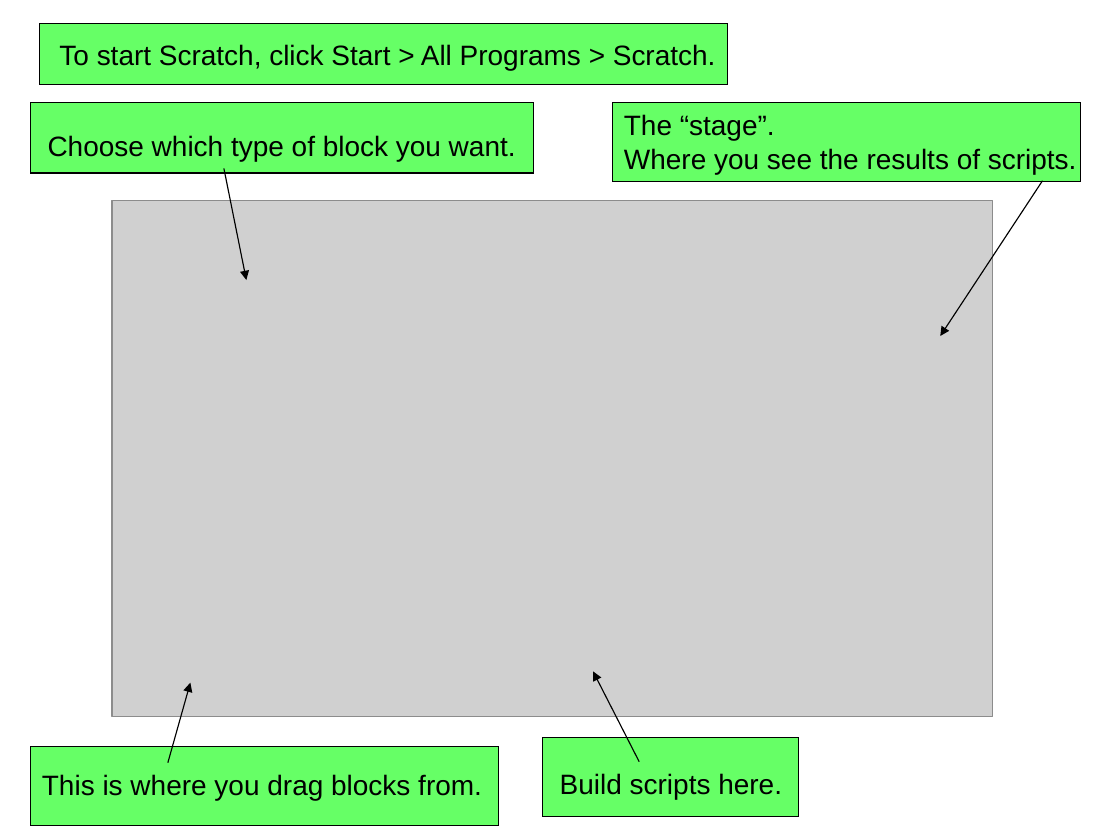
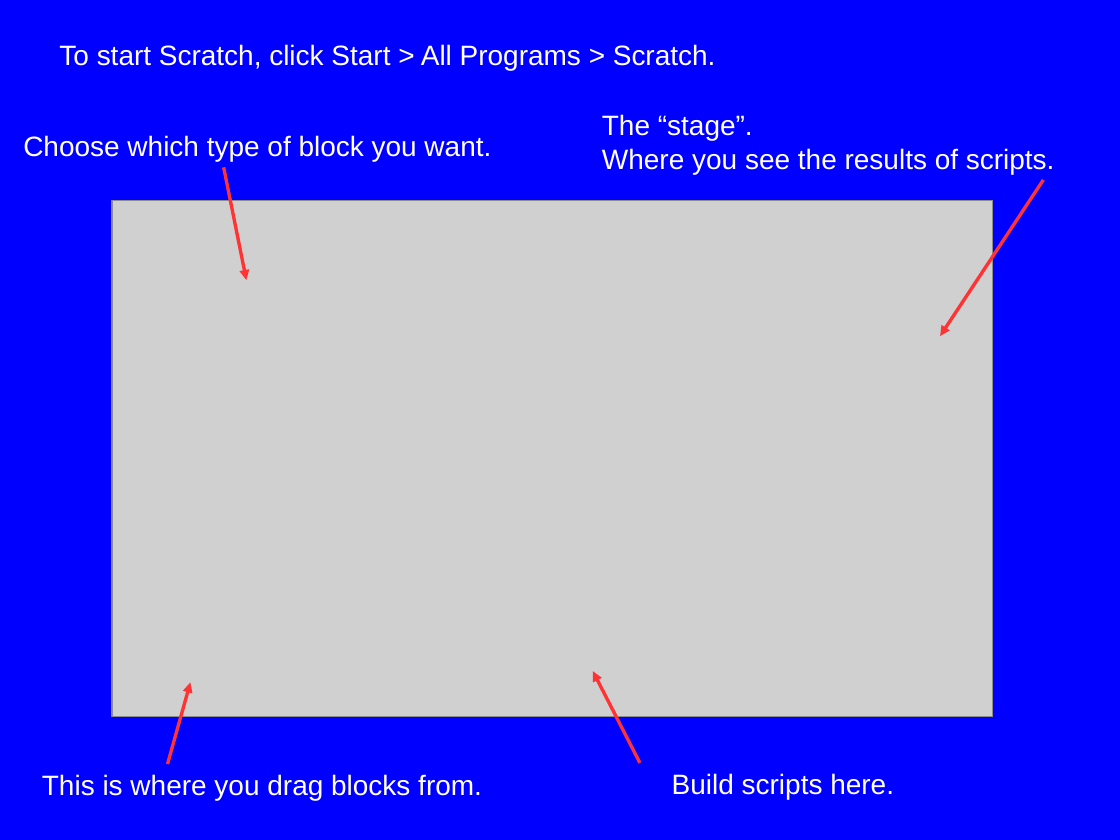
Before and after one commit to m-tranter/cathedral, a slide deck: slide 3 of scratch/scratch1.ppt. Drawn at 1120x840 pixels with LibreOffice and Linux fonts; fonts in the diff are those of the drawing; grey boxes stand for pictures. Boxes give left, top, right and bottom in pixels: in the first picture for what was removed or moved away, otherwise in the second. Text is boxed around its words. In the diff, an @@ line names an element or a change of style, - is before the commit and + after.

Commit message:
Updated first Scratch lesson.

```diff
--- a/scratch/scratch1.ppt
+++ b/scratch/scratch1.ppt
@@ background #FFFFFF to #0000FF @@
@@ rectangle removed at (x1=39, y1=24, x2=727, y2=85) @@
@@ rectangle removed at (x1=30, y1=102, x2=533, y2=172) @@
@@ text "The “stage”." moved from (x1=624, y1=114, x2=1077, y2=174) to (x1=602, y1=114, x2=1055, y2=174) @@
@@ rectangle removed at (x1=613, y1=102, x2=1080, y2=181) @@
@@ text "Choose which type of block ..." moved from (x1=48, y1=135, x2=516, y2=161) to (x1=23, y1=135, x2=491, y2=161) @@
@@ arrow (224, 169) - (246, 280): stroke #000000 0.74 pt to #FF3333 2.15 pt @@
@@ arrow (1043, 181) - (940, 336): stroke #000000 0.74 pt to #FF3333 2.15 pt @@
@@ arrow (168, 763) - (190, 682): stroke #000000 0.74 pt to #FF3333 2.15 pt @@
@@ arrow (640, 762) - (592, 671): stroke #000000 0.74 pt to #FF3333 2.15 pt @@
@@ rectangle removed at (x1=30, y1=746, x2=497, y2=825) @@
@@ rectangle removed at (x1=542, y1=738, x2=797, y2=818) @@
@@ text colour #000000 to #FFFFFF in 5 elements at (x1=59, y1=44, x2=716, y2=70), (x1=602, y1=114, x2=1055, y2=174), (x1=42, y1=774, x2=482, y2=800), (x1=23, y1=135, x2=491, y2=161), (x1=672, y1=773, x2=894, y2=799) @@
@@ text "Build scripts here." moved from (x1=560, y1=773, x2=782, y2=799) to (x1=672, y1=773, x2=894, y2=799) @@
```
Also in this commit, not shown: 7 other slides changed, 1 slide added, 1 slide removed, 1 other file.
